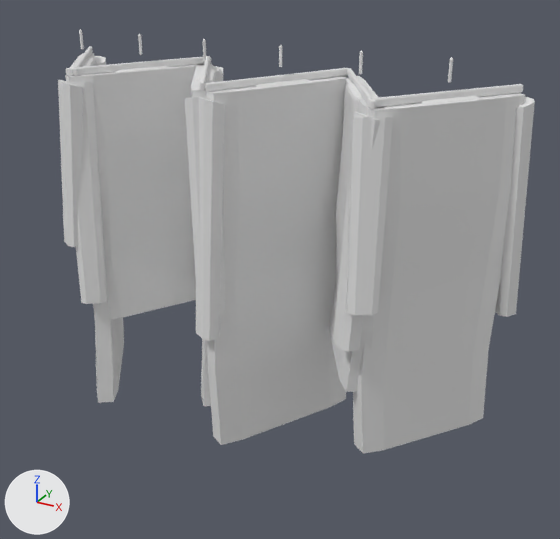
A saved change to the FBX model unity/Assets/Exploration/StyleShop/Models/v3_rack_clothes.fbx.
One viewpoint serves both versions: a camera (50 mm lens) standing at (1.051, -1.728, 1.874) and looking at (0.092, 0.017, 1.002). Every picture has the same lights, and +X, +Y and +Z are marked at lower left. The older version comes first. Where no turn or scale is listed for an object, it has been applied to the vertices.

The first picture shows 'v3_rack_clothes'.
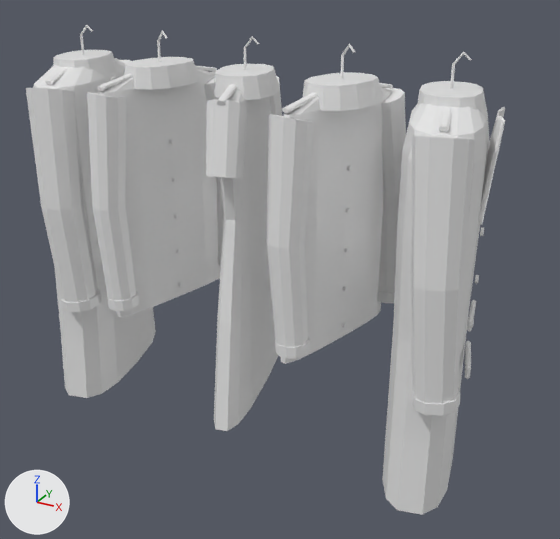
Pixel boxes (x1, y1, x2, y2) of what changed, in the pictures (560 x 539 px):
'v3_rack_clothes', reshaped (15% taller): before (58, 29, 535, 454); after (26, 25, 505, 515)
part 1 of me_v3_rack_clothes_002, rebuilt (mostly hidden before): before (420, 96, 481, 105); after (417, 81, 487, 117)
part 2 of me_v3_rack_clothes_002, rebuilt (273% wider, 14% shorter): before (347, 68, 376, 109); after (282, 78, 393, 113)
part 3 of me_v3_rack_clothes_002, rebuilt: before (66, 56, 211, 76); after (97, 65, 217, 91)
part 4 of me_v3_rack_clothes_002, rebuilt: before (73, 58, 96, 68); after (53, 50, 117, 77)
part 5 of me_v3_rack_clothes_002, rebuilt (55% narrower, 7% shorter): before (207, 76, 349, 445); after (214, 88, 278, 431)
part 6 of me_v3_rack_clothes_002, rebuilt (110% wider): before (66, 53, 124, 403); after (33, 59, 156, 398)
part 7 of me_v3_rack_clothes_002, rebuilt (37% narrower, 14% taller): before (353, 93, 525, 454); after (382, 103, 490, 515)
part 8 of me_v3_rack_clothes_002, rebuilt (98% wider, 12% shorter): before (329, 76, 384, 392); after (281, 87, 391, 364)
part 9 of me_v3_rack_clothes_002, rebuilt (12% narrower): before (65, 64, 204, 320); after (99, 68, 221, 318)
part 10 of me_v3_rack_clothes_002, rebuilt (mostly hidden before): before (214, 66, 221, 82); after (204, 72, 224, 256)
part 11 of me_v3_rack_clothes_002, rebuilt (181% wider, 28% taller): before (58, 80, 83, 247); after (26, 88, 98, 302)
part 12 of me_v3_rack_clothes_002, deleted: before (116, 34, 453, 352)
part 13 of me_v3_rack_clothes_002, built on: before (59, 29, 535, 406); after (45, 25, 505, 416)

The change, as a list of edits to the scene's bpy script:
```text
Add mat_sqa_paper:
    mat_sqa_paper = principled_material('SQA_Paper')
    mat_sqa_paper.base_color = (0.8, 0.8, 0.8)  # white #e7e7e7
    mat_sqa_paper.roughness = 0.4
Change me_v3_rack_clothes_002:
    used by ob_v3_rack_clothes; location = (0.0, 0.0, 0.0)
    remove me_v3_rack_clothes_002.from_pydata(...)  # 1236 vertices, 1152 faces; spans x -0.709..0.714, y -0.242..0.242, z 0.52..1.615
    add me_v3_rack_clothes_002.from_pydata(...)  # 1832 vertices, 1384 faces; spans x -0.656..0.688, y -0.271..0.278, z 0.55..1.628
    me_v3_rack_clothes_002 part 1: the loose piece of 56 vertices spanning x 0.47..0.598, y -0.075..0.075, z 1.475..1.525 is rebuilt with 24 vertices and now spans x 0.461..0.629, y -0.109..0.111, z 1.49..1.545, in mat_sqa_clothcharcoal (white #e7e7e7)
    me_v3_rack_clothes_002 part 2: the loose piece of 56 vertices spanning x 0.206..0.43, y -0.181..0.181, z 1.52..1.54 is rebuilt with 24 vertices and now spans x 0.212..0.328, y -0.197..0.197, z 1.494..1.546
    me_v3_rack_clothes_002 part 3: the loose piece of 56 vertices spanning x -0.442..-0.222, y -0.182..0.182, z 1.52..1.54 is rebuilt with 24 vertices and now spans x -0.328..-0.212, y -0.197..0.197, z 1.494..1.546
    me_v3_rack_clothes_002 part 4: the loose piece of 56 vertices spanning x -0.604..-0.478, y -0.075..0.075, z 1.475..1.525 is rebuilt with 24 vertices and now spans x -0.619..-0.451, y -0.109..0.111, z 1.49..1.545
    me_v3_rack_clothes_002 part 5: the loose piece of 40 vertices spanning x -0.027..0.233, y -0.209..0.215, z 0.52..1.52 is rebuilt with 84 vertices and now spans x -0.091..0.091, y -0.271..0.271, z 0.63..1.53, in mat_sqa_clothbrick (white #e7e7e7)
    me_v3_rack_clothes_002 part 6: the loose piece of 40 vertices spanning x -0.698..-0.391, y -0.2..0.194, z 0.52..1.52 is rebuilt with 98 vertices and now spans x -0.656..-0.424, y -0.246..0.246, z 0.55..1.53
    me_v3_rack_clothes_002 part 7: the loose piece of 40 vertices spanning x 0.393..0.679, y -0.18..0.178, z 0.62..1.52 is rebuilt with 98 vertices and now spans x 0.424..0.656, y -0.246..0.246, z 0.55..1.53, in mat_sqa_clothcharcoal (white #e7e7e7)
    me_v3_rack_clothes_002 part 8: the loose piece of 40 vertices spanning x 0.187..0.448, y -0.184..0.194, z 0.8..1.52 is rebuilt with 84 vertices and now spans x 0.208..0.332, y -0.202..0.202, z 0.85..1.53
    me_v3_rack_clothes_002 part 9: the loose piece of 40 vertices spanning x -0.459..-0.201, y -0.19..0.185, z 0.8..1.52 is rebuilt with 84 vertices and now spans x -0.332..-0.208, y -0.202..0.202, z 0.85..1.53
    me_v3_rack_clothes_002 part 10: the loose piece of 16 vertices spanning x -0.275..-0.166, y 0.137..0.23, z 1.052..1.508 is rebuilt with 30 vertices and now spans x -0.274..-0.148, y 0.126..0.248, z 0.895..1.491
    me_v3_rack_clothes_002 part 11: the loose piece of 16 vertices spanning x -0.495..-0.389, y -0.232..-0.137, z 1.052..1.508 is rebuilt with 30 vertices and now spans x -0.555..-0.404, y -0.271..-0.122, z 0.854..1.495, in mat_sqa_clothnavy (white #e7e7e7)
    me_v3_rack_clothes_002 part 12: 13 loose pieces with 398 vertices, spanning x -0.39..0.538, y -0.238..0.242, z 0.879..1.615, are deleted
    me_v3_rack_clothes_002 part 13: 382 vertices removed from x -0.709..0.714, y -0.242..0.233, z 0.62..1.615; 1228 vertices added at x -0.647..0.688, y -0.271..0.278, z 0.853..1.628
    add me_v3_rack_clothes_002.materials.append(mat_sqa_paper)  # white #e7e7e7
```
